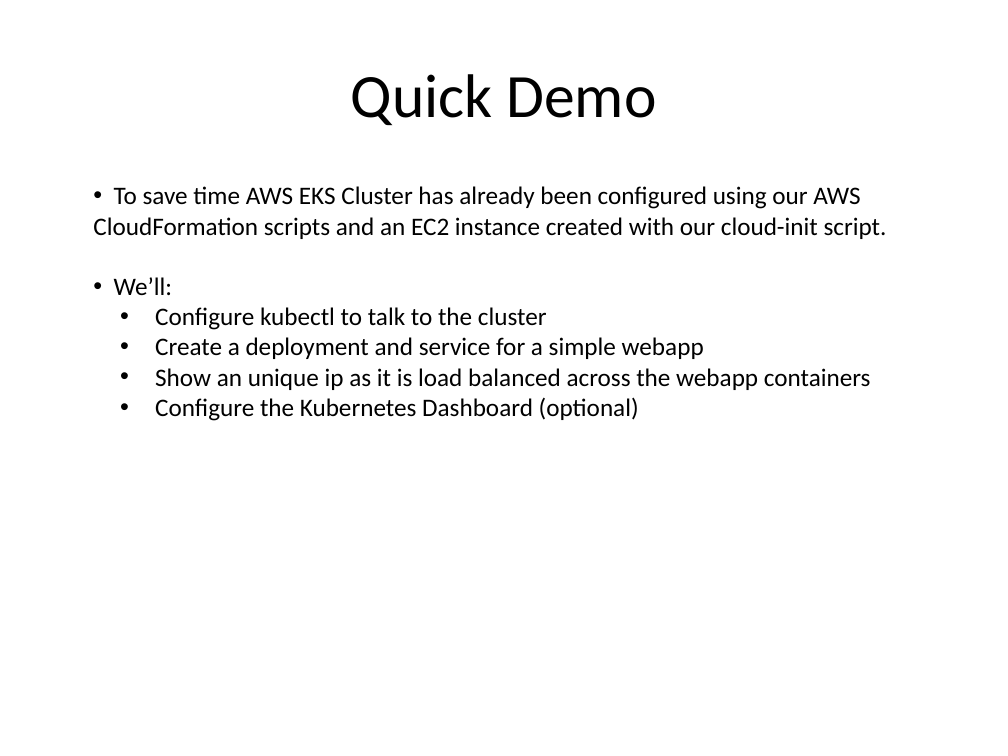
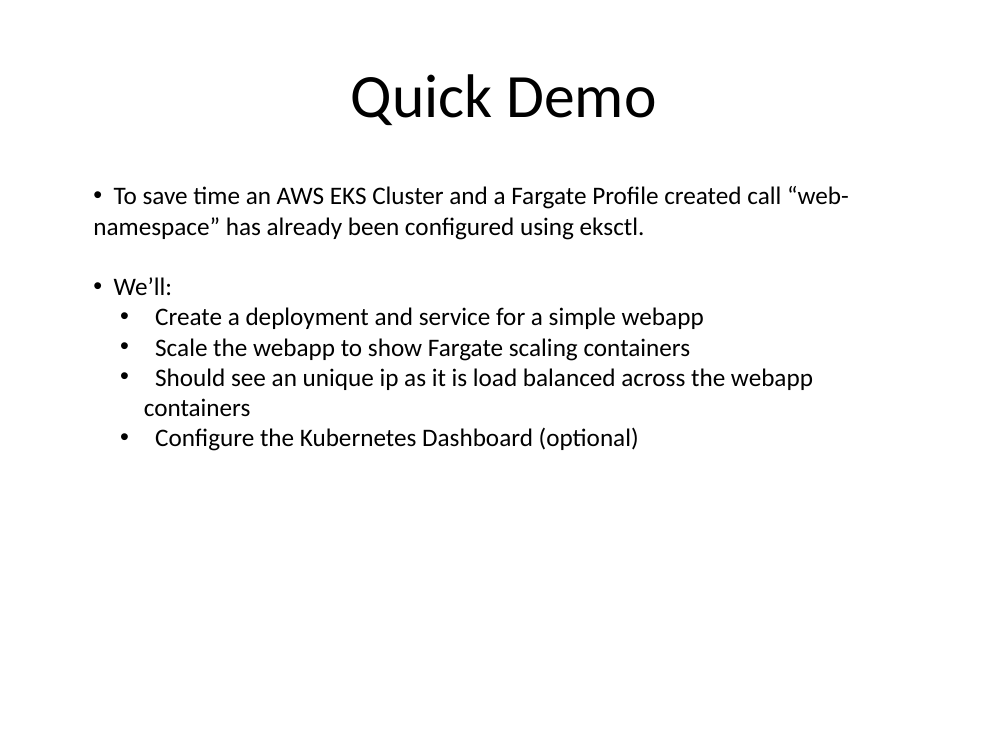
Before and after one commit to kskalvar/aws-eks-cluster-fargate-quickstart, a slide deck: slide 9 of slides/AWS-EKS-Cluster-Fargate-Quickstart.pptx. Drawn at 1008x756 pixels with LibreOffice and Linux fonts; fonts in the diff are those of the drawing; background and template pictures are left out. Boxes give left, top, right and bottom in pixels: in the first picture for what was removed or moved away, otherwise in the second. Text is boxed around its words. In the diff, an @@ line names an element or a change of style, - is before the commit and + after.

```diff
--- a/slides/AWS-EKS-Cluster-Fargate-Quickstart.pptx
+++ b/slides/AWS-EKS-Cluster-Fargate-Quickstart.pptx
@@ text at box(93, 186, 849, 240): text changed @@
-• To save time AWS EKS Cluster has already been configured using our AWS CloudFormation scripts and an EC2 instance created with our cloud-init script.
+• To save time an AWS EKS Cluster and a Fargate Profile created call “web-namespace” has already been configured using eksctl.
@@ text at box(155, 307, 547, 330): paragraph removed @@
-  • Configure kubectl to talk to the cluster
@@ text at box(144, 338, 813, 417): text changed @@
-  • Show an unique ip as it is load balanced across the webapp containers
+  • Scale the webapp to show Fargate scaling containers
+  • Should see an unique ip as it is load balanced across the webapp containers
```
Also in this commit, not shown: 4 other slides changed, 1 slide added.
